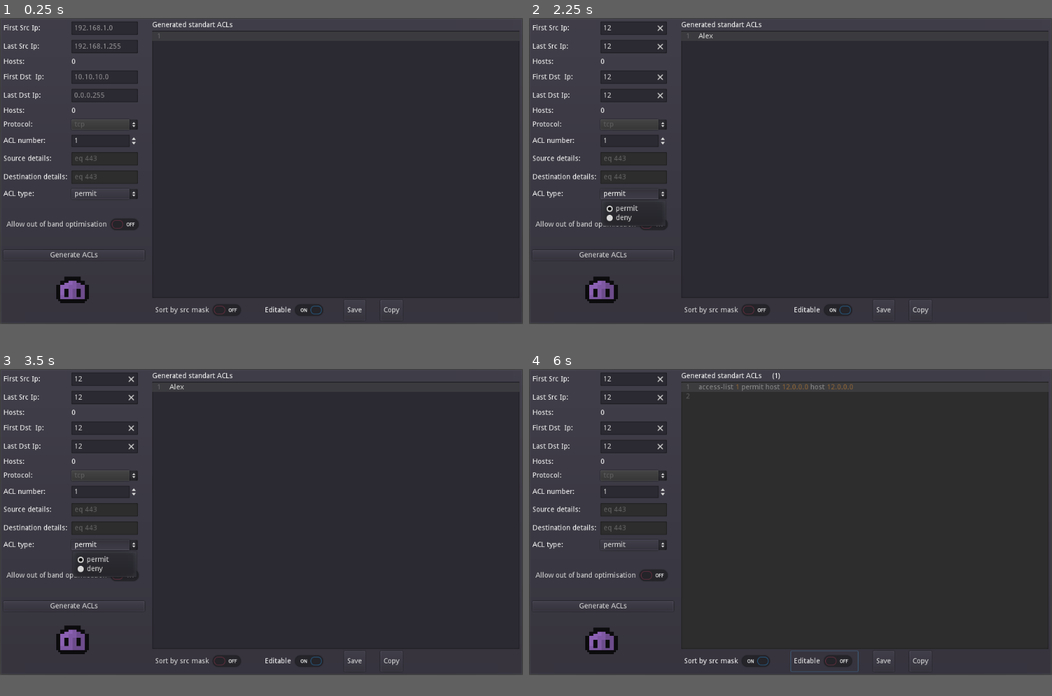
Above: before the commit, frames 1-4 (two rows, left to right).
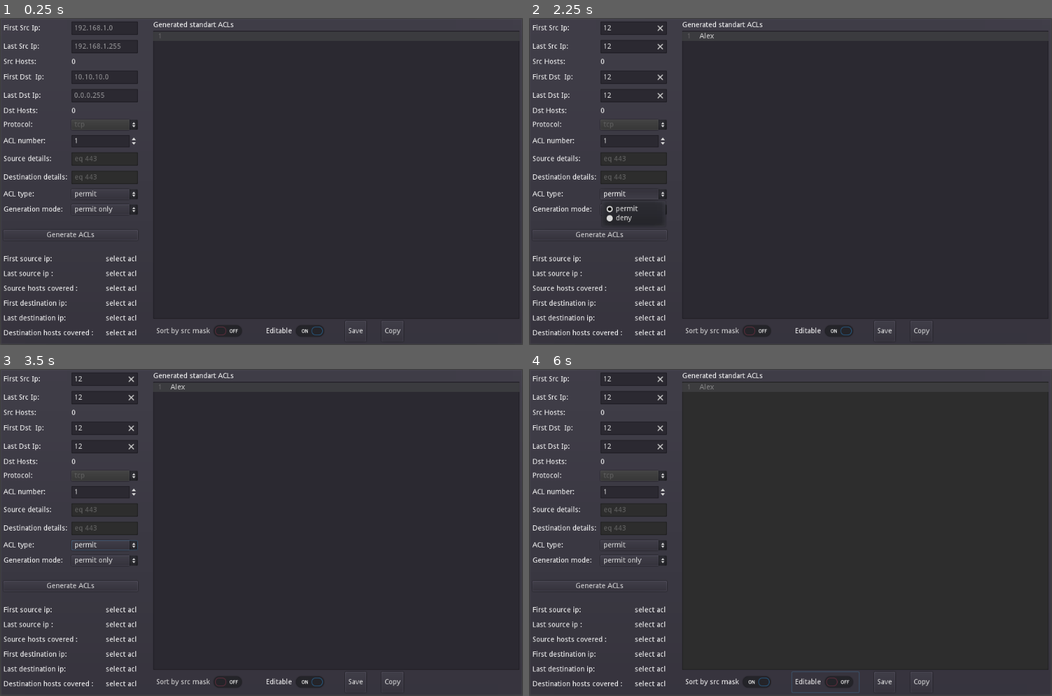
Above: after the commit, the same moments.

Repository: DetrembleurArthur/Acls-Maker
Game: Godot game, scene res://gui.tscn
Same seed, same stepped clock (60 frames per second), same inputs: the game is played once before the commit and once after it.
Inputs (mouse positions are in pixels of both pictures, inside the frame that each line leads up to):
- Up to frame 1 (0.25 s): no input
- Up to frame 2 (2.25 s): click (633, 27) at 0.52 s; type "12" at 0.6 s; click (633, 47) at 0.75 s; type "12" at 0.83 s; click (633, 76) at 0.98 s; type "12" at 1.07 s; click (633, 96) at 1.27 s; type "12" at 1.35 s; click (863, 165) at 1.5 s; type "Alex" at 1.58 s; click "permit" at 2 s
- Up to frame 3 (3.5 s): click (73, 575) at 2.75 s, where only the run before the commit has a clickable "Allow out of band optimisation"
- Up to frame 4 (6 s): click (633, 548) at 3.5 s, where only the run after the commit has a clickable "permit only"; click "Generate ACLs" at 4.25 s; click "Sort by src mask" at 5 s; click "Editable" at 5.75 s
In our replay, the window is 800x468 before the commit and 800x500 after it. These sizes can differ from the game's own. Grey fills any space a smaller window leaves; there, only what the larger window draws over its background counts as a difference.

The runs differ from the first frame. In frame 1, 2.9% of the frame differs, in the area x 0-100%, y 1-98%; in frame 2, 2.8%; in frame 3, 3.1%; in frame 4, 3.5%, in the area x 0-100%, y 1-99%.

Commit message:
auto mode + detail section

Diff:
--- a/gui.gd
+++ b/gui.gd
@@ -17,7 +17,7 @@
 onready var acl_size := $PanelContainer/HBoxContainer/VBoxContainer2/HBoxContainer2/AclsSize
 onready var src_hosts_widget := $PanelContainer/HBoxContainer/VBoxContainer/GridContainer/SrcHosts
 onready var dst_hosts_widget := $PanelContainer/HBoxContainer/VBoxContainer/GridContainer/DstHosts
-onready var oob_widget := $PanelContainer/HBoxContainer/VBoxContainer/OobCheckButton
+onready var gen_mode_widget := $PanelContainer/HBoxContainer/VBoxContainer/GridContainer/GenModeOptionButton
 var current_acls
 
 # Called when the node enters the scene tree for the first time.
@@ -177,6 +177,7 @@
 			buffer += "%s " % dst_details
 		buffer += "\n"
 	output_acls.text = buffer
+	merged_range.remove(merged_range.find('CHANGE'))
 
 
 
@@ -196,14 +197,27 @@
 	var last_dst_ip_value = get_value(last_dst_ip)
 	var number = acl_number_widget.value
 	var action = acl_type_widget.text
-	if not oob_widget.pressed:
-		current_acls = compute_acls(first_src_ip_value, last_src_ip_value, first_dst_ip_value, last_dst_ip_value)
-	else:
-		current_acls = compute_acls_with_deny(first_src_ip_value, last_src_ip_value, first_dst_ip_value, last_dst_ip_value)
+	var allow_oob = false
+	match gen_mode_widget.selected:
+		0:#permit
+			current_acls = compute_acls(first_src_ip_value, last_src_ip_value, first_dst_ip_value, last_dst_ip_value)
+		1:#oob
+			allow_oob = true
+			current_acls = compute_acls_with_deny(first_src_ip_value, last_src_ip_value, first_dst_ip_value, last_dst_ip_value)
+		2:#auto
+			var permit_only = compute_acls(first_src_ip_value, last_src_ip_value, first_dst_ip_value, last_dst_ip_value)
+			var oob = compute_acls_with_deny(first_src_ip_value, last_src_ip_value, first_dst_ip_value, last_dst_ip_value)
+			if oob.size() < permit_only.size():
+				allow_oob = true
+				current_acls = oob
+				action = 'deny'
+			else:
+				current_acls = permit_only
+				action = 'permit'
 	if sort_by_mask_widget.pressed:
 		current_acls.sort_custom(AclSorter, "sort")
 	show_acls_lines(current_acls, number, protocol, source_details, dest_details, action)
-	acl_size.text = "(%d)" % (current_acls.size() - int(oob_widget.pressed))
+	acl_size.text = "(%d)" % current_acls.size()
 
 
 
@@ -250,6 +264,26 @@
 	title_widget.text = "Generated %s ACLs" % ("extended" if extended else "standart")
 
 
-func _on_OobCheckButton_toggled(button_pressed):
-	acl_type_widget.text = "permit" if not button_pressed else "deny"
-	acl_type_widget.disabled = button_pressed
+
+func _on_GenModeOptionButton_item_selected(index):
+	acl_type_widget.text = "permit" if index == 0 else "deny"
+	acl_type_widget.disabled = index == 1
+
+onready var first_src_details := $PanelContainer/HBoxContainer/VBoxContainer/GridContainer2/FirstSrcDetails
+onready var last_src_details := $PanelContainer/HBoxContainer/VBoxContainer/GridContainer2/LastSrcDetails
+onready var first_dst_details := $PanelContainer/HBoxContainer/VBoxContainer/GridContainer2/FirstDstDetails
+onready var last_dst_details := $PanelContainer/HBoxContainer/VBoxContainer/GridContainer2/LastDstDetails
+onready var source_hosts := $PanelContainer/HBoxContainer/VBoxContainer/GridContainer2/SrcHostCovered
+onready var destination_hosts := $PanelContainer/HBoxContainer/VBoxContainer/GridContainer2/DstHostCovered
+
+func _on_TextEdit_cursor_changed():
+	var ln = output_acls.cursor_get_line()
+	if current_acls and current_acls.size() > ln:
+		var src = current_acls[ln]['src']
+		var dst = current_acls[ln]['dst']
+		first_src_details.text = src['ip-str']
+		last_src_details.text = to_str_ip(src['ip-value'] + src['mask-value'])
+		source_hosts.text = String(src['mask-value'] + 1) if src['ip-value'] != 0 else "all"
+		first_dst_details.text = dst['ip-str']
+		last_dst_details.text = to_str_ip(dst['ip-value'] + dst['mask-value'])
+		destination_hosts.text = String(dst['mask-value'] + 1) if dst['ip-value'] != 0 else "all"
--- a/gui.tscn
+++ b/gui.tscn
@@ -1,31 +1,6 @@
-[gd_scene load_steps=8 format=2]
-
-[ext_resource path="res://blob.png" type="Texture" id=1]
+[gd_scene load_steps=2 format=2]
+
 [ext_resource path="res://gui.gd" type="Script" id=2]
-
-[sub_resource type="AtlasTexture" id=1]
-atlas = ExtResource( 1 )
-region = Rect2( 0, 0, 32, 32 )
-
-[sub_resource type="AtlasTexture" id=2]
-atlas = ExtResource( 1 )
-region = Rect2( 32, 0, 32, 32 )
-
-[sub_resource type="AtlasTexture" id=3]
-atlas = ExtResource( 1 )
-region = Rect2( 0, 32, 32, 32 )
-
-[sub_resource type="AtlasTexture" id=4]
-atlas = ExtResource( 1 )
-region = Rect2( 32, 32, 32, 32 )
-
-[sub_resource type="SpriteFrames" id=5]
-animations = [ {
-"frames": [ SubResource( 1 ), SubResource( 2 ), SubResource( 3 ), SubResource( 4 ) ],
-"loop": true,
-"name": "default",
-"speed": 5.0
-} ]
 
 [node name="Control" type="Control"]
 anchor_right = 1.0
@@ -40,17 +15,17 @@
 margin_left = 7.0
 margin_top = 7.0
 margin_right = 1017.0
-margin_bottom = 593.0
-custom_constants/separation = 15
+margin_bottom = 633.0
+custom_constants/separation = 30
 
 [node name="VBoxContainer" type="VBoxContainer" parent="PanelContainer/HBoxContainer"]
-margin_right = 276.0
-margin_bottom = 586.0
+margin_right = 263.0
+margin_bottom = 626.0
 custom_constants/separation = 30
 
 [node name="GridContainer" type="GridContainer" parent="PanelContainer/HBoxContainer/VBoxContainer"]
-margin_right = 276.0
-margin_bottom = 348.0
+margin_right = 263.0
+margin_bottom = 378.0
 custom_constants/vseparation = 10
 columns = 2
 
@@ -95,7 +70,7 @@
 margin_top = 72.0
 margin_right = 129.0
 margin_bottom = 86.0
-text = "Hosts: "
+text = "Src Hosts: "
 
 [node name="SrcHosts" type="Label" parent="PanelContainer/HBoxContainer/VBoxContainer/GridContainer"]
 margin_left = 133.0
@@ -116,7 +91,7 @@
 margin_right = 263.0
 margin_bottom = 122.0
 rect_min_size = Vector2( 130, 0 )
-hint_tooltip = "Put the destination address here"
+hint_tooltip = "Put the first destination address here"
 max_length = 15
 clear_button_enabled = true
 placeholder_text = "10.10.10.0"
@@ -135,7 +110,7 @@
 margin_right = 263.0
 margin_bottom = 158.0
 rect_min_size = Vector2( 130, 0 )
-hint_tooltip = "Put the destination mask ip address here"
+hint_tooltip = "Put the last destination address here"
 max_length = 15
 clear_button_enabled = true
 placeholder_text = "0.0.0.255"
@@ -146,7 +121,7 @@
 margin_top = 168.0
 margin_right = 129.0
 margin_bottom = 182.0
-text = "Hosts: "
+text = "Dst Hosts: "
 
 [node name="DstHosts" type="Label" parent="PanelContainer/HBoxContainer/VBoxContainer/GridContainer"]
 margin_left = 133.0
@@ -244,36 +219,128 @@
 items = [ "permit", null, false, 0, null, "deny", null, false, 1, null ]
 selected = 0
 
-[node name="OobCheckButton" type="CheckButton" parent="PanelContainer/HBoxContainer/VBoxContainer"]
-margin_top = 378.0
-margin_right = 276.0
-margin_bottom = 418.0
-text = "Allow out of band optimisation"
+[node name="Label10" type="Label" parent="PanelContainer/HBoxContainer/VBoxContainer/GridContainer"]
+margin_top = 361.0
+margin_right = 129.0
+margin_bottom = 375.0
+text = "Generation mode: "
+
+[node name="GenModeOptionButton" type="OptionButton" parent="PanelContainer/HBoxContainer/VBoxContainer/GridContainer"]
+margin_left = 133.0
+margin_top = 358.0
+margin_right = 263.0
+margin_bottom = 378.0
+text = "permit only"
+items = [ "permit only", null, false, 0, null, "allow out of band", null, false, 1, null, "auto", null, false, 2, null ]
+selected = 0
 
 [node name="Button" type="Button" parent="PanelContainer/HBoxContainer/VBoxContainer"]
-margin_top = 448.0
-margin_right = 276.0
-margin_bottom = 468.0
+margin_top = 408.0
+margin_right = 263.0
+margin_bottom = 428.0
 text = "Generate ACLs"
 
-[node name="AnimatedSprite" type="AnimatedSprite" parent="PanelContainer/HBoxContainer/VBoxContainer"]
-modulate = Color( 0.745098, 0.501961, 0.988235, 0.784314 )
-position = Vector2( 135, 520 )
-scale = Vector2( 2, 2 )
-frames = SubResource( 5 )
-frame = 1
-speed_scale = 0.4
-playing = true
+[node name="GridContainer2" type="GridContainer" parent="PanelContainer/HBoxContainer/VBoxContainer"]
+margin_top = 458.0
+margin_right = 263.0
+margin_bottom = 617.0
+custom_constants/vseparation = 15
+custom_constants/hseparation = 20
+columns = 2
+
+[node name="Label" type="Label" parent="PanelContainer/HBoxContainer/VBoxContainer/GridContainer2"]
+margin_right = 180.0
+margin_bottom = 14.0
+text = "First source ip: "
+
+[node name="FirstSrcDetails" type="Label" parent="PanelContainer/HBoxContainer/VBoxContainer/GridContainer2"]
+margin_left = 200.0
+margin_right = 261.0
+margin_bottom = 14.0
+text = "select acl"
+
+[node name="Label3" type="Label" parent="PanelContainer/HBoxContainer/VBoxContainer/GridContainer2"]
+margin_top = 29.0
+margin_right = 180.0
+margin_bottom = 43.0
+hint_tooltip = "Included in the range"
+mouse_filter = 1
+text = "Last source ip : "
+
+[node name="LastSrcDetails" type="Label" parent="PanelContainer/HBoxContainer/VBoxContainer/GridContainer2"]
+margin_left = 200.0
+margin_top = 29.0
+margin_right = 261.0
+margin_bottom = 43.0
+text = "select acl"
+
+[node name="Label4" type="Label" parent="PanelContainer/HBoxContainer/VBoxContainer/GridContainer2"]
+margin_top = 58.0
+margin_right = 180.0
+margin_bottom = 72.0
+hint_tooltip = "Included in the range"
+mouse_filter = 1
+text = "Source hosts covered : "
+
+[node name="SrcHostCovered" type="Label" parent="PanelContainer/HBoxContainer/VBoxContainer/GridContainer2"]
+margin_left = 200.0
+margin_top = 58.0
+margin_right = 261.0
+margin_bottom = 72.0
+text = "select acl"
+
+[node name="Label5" type="Label" parent="PanelContainer/HBoxContainer/VBoxContainer/GridContainer2"]
+margin_top = 87.0
+margin_right = 180.0
+margin_bottom = 101.0
+text = "First destination ip: "
+
+[node name="FirstDstDetails" type="Label" parent="PanelContainer/HBoxContainer/VBoxContainer/GridContainer2"]
+margin_left = 200.0
+margin_top = 87.0
+margin_right = 261.0
+margin_bottom = 101.0
+text = "select acl"
+
+[node name="Label7" type="Label" parent="PanelContainer/HBoxContainer/VBoxContainer/GridContainer2"]
+margin_top = 116.0
+margin_right = 180.0
+margin_bottom = 130.0
+hint_tooltip = "Included in the range"
+mouse_filter = 1
+text = "Last destination ip: "
+
+[node name="LastDstDetails" type="Label" parent="PanelContainer/HBoxContainer/VBoxContainer/GridContainer2"]
+margin_left = 200.0
+margin_top = 116.0
+margin_right = 261.0
+margin_bottom = 130.0
+text = "select acl"
+
+[node name="Label6" type="Label" parent="PanelContainer/HBoxContainer/VBoxContainer/GridContainer2"]
+margin_top = 145.0
+margin_right = 180.0
+margin_bottom = 159.0
+hint_tooltip = "Included in the range"
+mouse_filter = 1
+text = "Destination hosts covered : "
+
+[node name="DstHostCovered" type="Label" parent="PanelContainer/HBoxContainer/VBoxContainer/GridContainer2"]
+margin_left = 200.0
+margin_top = 145.0
+margin_right = 261.0
+margin_bottom = 159.0
+text = "select acl"
 
 [node name="VBoxContainer2" type="VBoxContainer" parent="PanelContainer/HBoxContainer"]
-margin_left = 291.0
+margin_left = 293.0
 margin_right = 1010.0
-margin_bottom = 586.0
+margin_bottom = 626.0
 size_flags_horizontal = 3
 size_flags_vertical = 3
 
 [node name="HBoxContainer2" type="HBoxContainer" parent="PanelContainer/HBoxContainer/VBoxContainer2"]
-margin_right = 719.0
+margin_right = 717.0
 margin_bottom = 14.0
 custom_constants/separation = 20
 
@@ -289,8 +356,8 @@
 
 [node name="TextEdit" type="TextEdit" parent="PanelContainer/HBoxContainer/VBoxContainer2"]
 margin_top = 18.0
-margin_right = 719.0
-margin_bottom = 542.0
+margin_right = 717.0
+margin_bottom = 582.0
 size_flags_horizontal = 3
 size_flags_vertical = 3
 highlight_current_line = true
@@ -301,9 +368,9 @@
 highlight_all_occurrences = true
 
 [node name="HBoxContainer" type="HBoxContainer" parent="PanelContainer/HBoxContainer/VBoxContainer2"]
-margin_top = 546.0
-margin_right = 719.0
-margin_bottom = 586.0
+margin_top = 586.0
+margin_right = 717.0
+margin_bottom = 626.0
 custom_constants/separation = 30
 
 [node name="SortCheckBox" type="CheckButton" parent="PanelContainer/HBoxContainer/VBoxContainer2/HBoxContainer"]
@@ -354,8 +421,9 @@
 [connection signal="text_changed" from="PanelContainer/HBoxContainer/VBoxContainer/GridContainer/FirstDstIp" to="." method="update_dst_hosts_number"]
 [connection signal="text_changed" from="PanelContainer/HBoxContainer/VBoxContainer/GridContainer/LastDstIp" to="." method="update_dst_hosts_number"]
 [connection signal="value_changed" from="PanelContainer/HBoxContainer/VBoxContainer/GridContainer/AclNumber" to="." method="_on_AclNumber_value_changed"]
-[connection signal="toggled" from="PanelContainer/HBoxContainer/VBoxContainer/OobCheckButton" to="." method="_on_OobCheckButton_toggled"]
+[connection signal="item_selected" from="PanelContainer/HBoxContainer/VBoxContainer/GridContainer/GenModeOptionButton" to="." method="_on_GenModeOptionButton_item_selected"]
 [connection signal="pressed" from="PanelContainer/HBoxContainer/VBoxContainer/Button" to="." method="_generated_acls_button"]
+[connection signal="cursor_changed" from="PanelContainer/HBoxContainer/VBoxContainer2/TextEdit" to="." method="_on_TextEdit_cursor_changed"]
 [connection signal="toggled" from="PanelContainer/HBoxContainer/VBoxContainer2/HBoxContainer/SortCheckBox" to="." method="_on_sort_by_mask_toggled"]
 [connection signal="toggled" from="PanelContainer/HBoxContainer/VBoxContainer2/HBoxContainer/CheckButton" to="." method="_on_edit_checkbox"]
 [connection signal="pressed" from="PanelContainer/HBoxContainer/VBoxContainer2/HBoxContainer/Button" to="." method="_on_save_button"]
--- a/project.godot
+++ b/project.godot
@@ -16,7 +16,7 @@
 
 [display]
 
-window/size/resizable=false
+window/size/height=640
 
 [gui]
 
